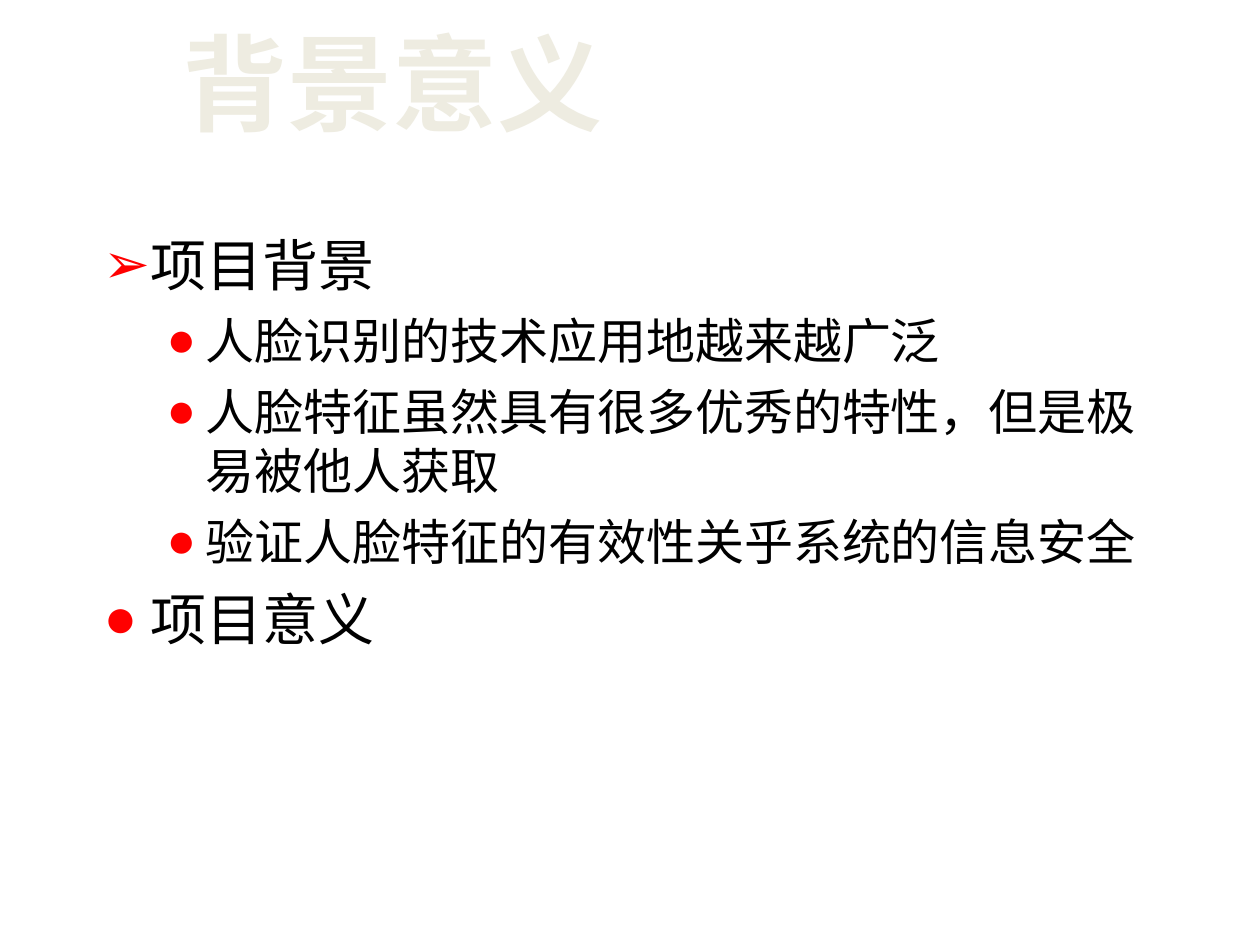
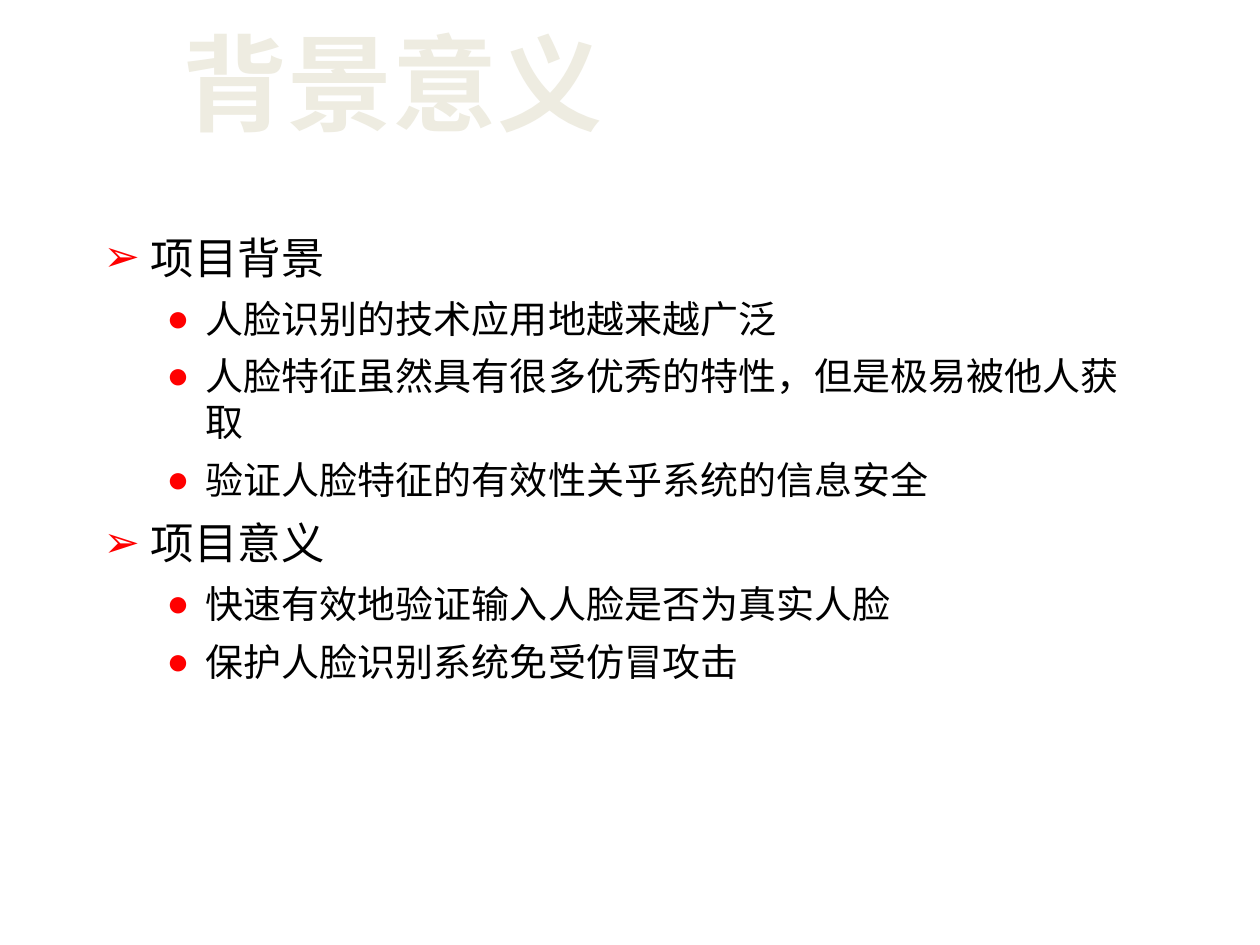
Before and after one commit to netbeen/BiyePaper, a slide deck: slide 3 of 答辩PPT.ppt. Drawn at 1260x945 pixels with LibreOffice and Linux fonts; fonts in the diff are those of the drawing; background and template pictures are left out. Boxes give left, top, right and bottom in pixels: in the first picture for what was removed or moved away, otherwise in the second. Text is boxed around its words. In the diff, an @@ line names an element or a change of style, - is before the commit and + after.

```diff
--- a/答辩PPT.ppt
+++ b/答辩PPT.ppt
@@ text at (x1=151, y1=237, x2=1118, y2=563): size 32 to 24.8 pt in "项目背景", "项目意义"; size 28 to 21.7 pt in "人脸识别的技术应用地越来越广泛", "人脸特征虽然具有很多优秀的特性，但是极易被他人获取", "验证人脸特征的有效性关乎系统的信息安全"; bullet ● to ➢ @@
@@ text at (x1=206, y1=586, x2=890, y2=679): paragraphs added @@
+  ● 快速有效地验证输入人脸是否为真实人脸
+  ● 保护人脸识别系统免受仿冒攻击
```
Also in this commit, not shown: 10 other slides changed.
